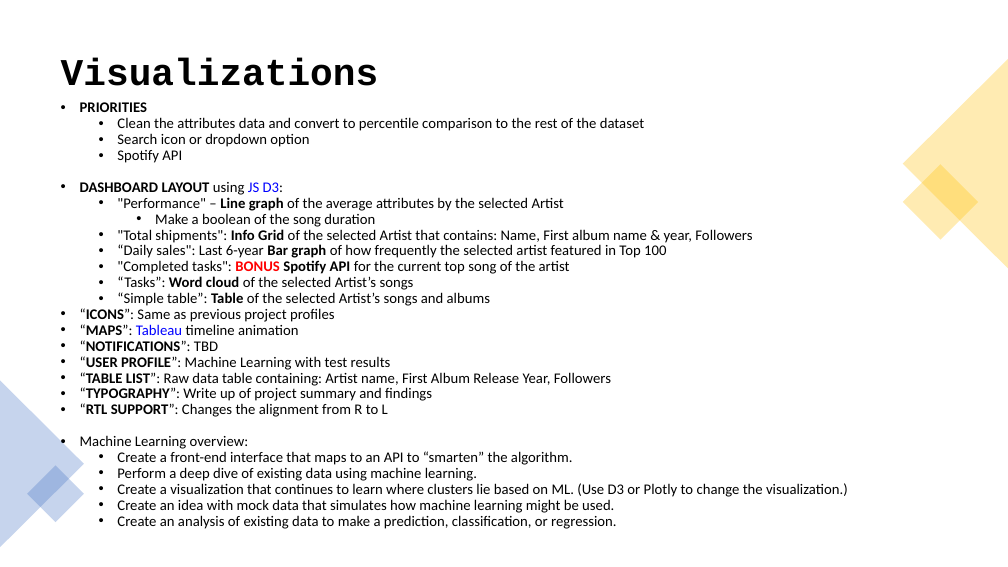
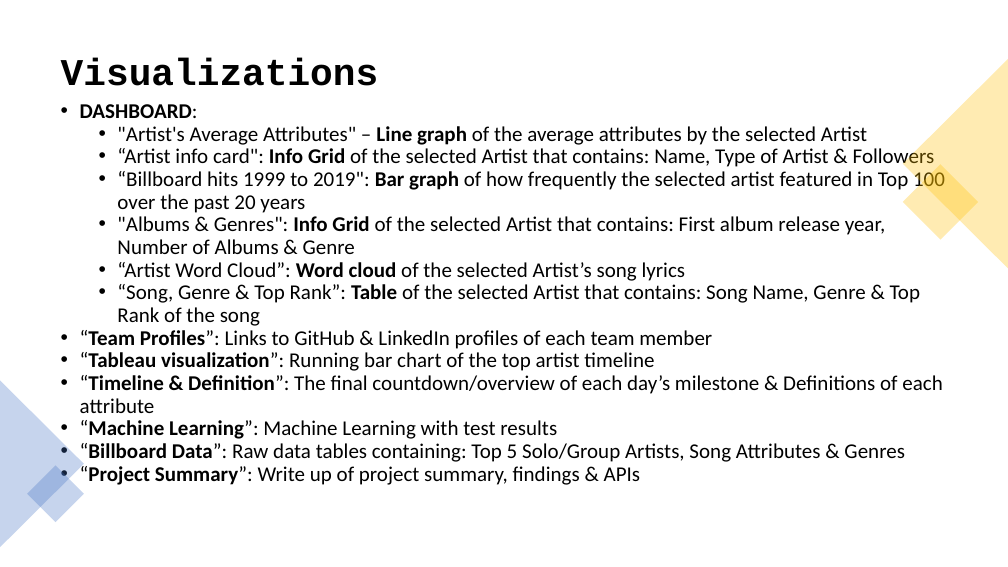
Before and after one commit to TheGreekGoddess/Project_3, a slide deck: slide 4 of Project_3.pptx. Drawn at 1008x567 pixels with LibreOffice and Linux fonts; fonts in the diff are those of the drawing. Boxes give left, top, right and bottom in pixels: in the first picture for what was removed or moved away, otherwise in the second. Text is boxed around its words. In the diff, an @@ line names an element or a change of style, - is before the commit and + after.

```diff
--- a/Project_3.pptx
+++ b/Project_3.pptx
@@ text at bbox=[80, 104, 945, 485]: text changed; size 14 to 20 pt @@
-• PRIORITIES
-  • Clean the attributes data and convert to percentile comparison to the rest of the dataset
-  • Search icon or dropdown option
-  • Spotify API
-• DASHBOARD LAYOUT using JS D3:
-  • "Performance" – Line graph of the average attributes by the selected Artist
-    • Make a boolean of the song duration
-  • "Total shipments": Info Grid of the selected Artist that contains: Name, First album name & year, Followers
-  • “Daily sales": Last 6-year Bar graph of how frequently the selected artist featured in Top 100
-  • "Completed tasks": BONUS Spotify API for the current top song of the artist
-  • “Tasks”: Word cloud of the selected Artist’s songs
-  • “Simple table”: Table of the selected Artist’s songs and albums
-• “ICONS”: Same as previous project profiles
-• “MAPS”: Tableau timeline animation
-• “NOTIFICATIONS”: TBD
-• “USER PROFILE”: Machine Learning with test results
-• “TABLE LIST”: Raw data table containing: Artist name, First Album Release Year, Followers
-• “TYPOGRAPHY”: Write up of project summary and findings
-• “RTL SUPPORT”: Changes the alignment from R to L
-• Machine Learning overview:
-  • Create a front-end interface that maps to an API to “smarten” the algorithm.
-  • Perform a deep dive of existing data using machine learning.
-  • Create a visualization that continues to learn where clusters lie based on ML. (Use D3 or Plotly to change the visualization.)
-  • Create an idea with mock data that simulates how machine learning might be used.
-  • Create an analysis of existing data to make a prediction, classification, or regression.
+• DASHBOARD:
+  • "Artist's Average Attributes" – Line graph of the average attributes by the selected Artist
+  • “Artist info card": Info Grid of the selected Artist that contains: Name, Type of Artist & Followers
+  • “Billboard hits 1999 to 2019": Bar graph of how frequently the selected artist featured in Top 100 over the past 20 years
+  • "Albums & Genres": Info Grid of the selected Artist that contains: First album release year, Number of Albums & Genre
+  • “Artist Word Cloud”: Word cloud of the selected Artist’s song lyrics
+  • “Song, Genre & Top Rank”: Table of the selected Artist that contains: Song Name, Genre & Top Rank of the song
+• “Team Profiles”: Links to GitHub & LinkedIn profiles of each team member
+• “Tableau visualization”: Running bar chart of the top artist timeline
+• “Timeline & Definition”: The final countdown/overview of each day’s milestone & Definitions of each attribute
+• “Machine Learning”: Machine Learning with test results
+• “Billboard Data”: Raw data tables containing: Top 5 Solo/Group Artists, Song Attributes & Genres
+• “Project Summary”: Write up of project summary, findings & APIs
```
Also in this commit, not shown: 2 other slides changed, 1 other file.
